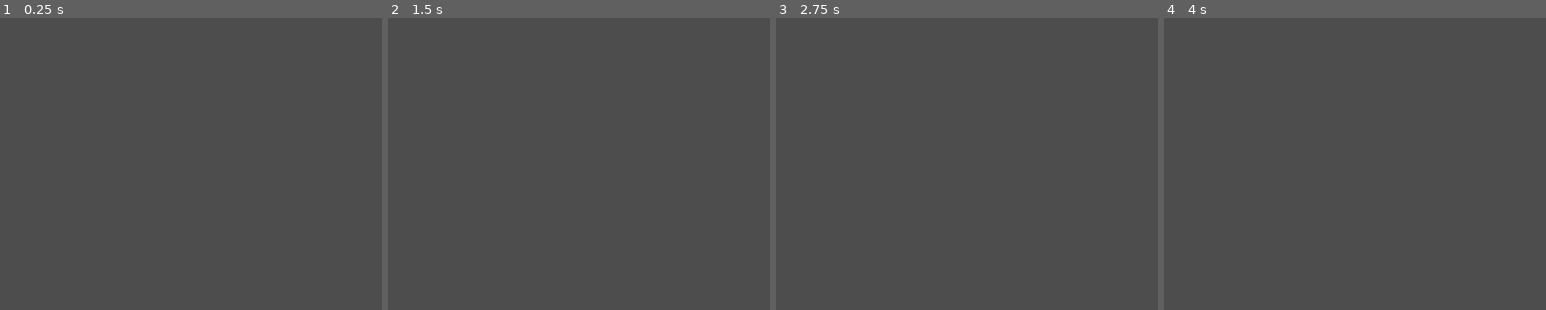
Above: before the commit, frames 1-4 (left to right).
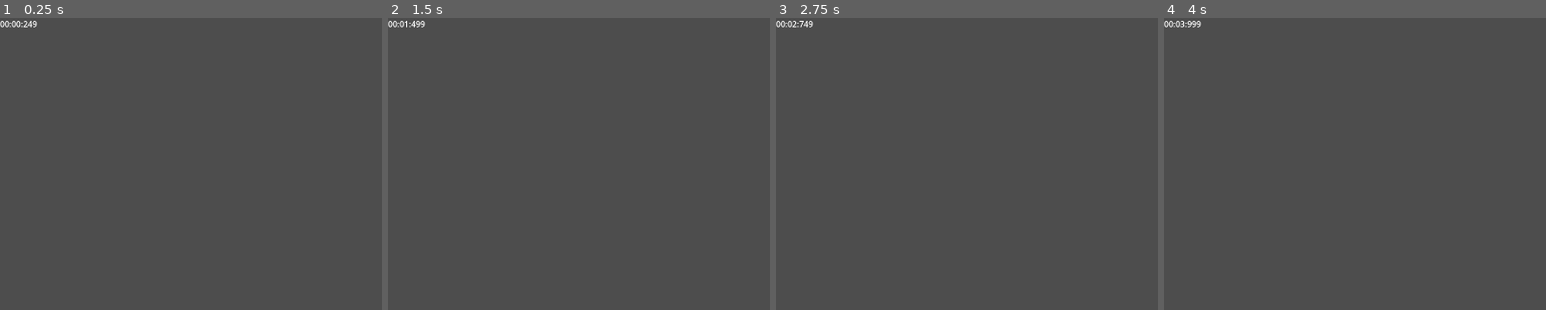
Above: after the commit, the same moments.

Repository: itcOnlineGaming/GA_2026_Brandon_Dylan
Game: Godot game, scene res://main.tscn
Same seed, same stepped clock (60 frames per second), same inputs: the game is played once before the commit and once after it. The engine's default icon, where the game draws it, is replaced by a stand-in: a white triangle on a blue panel in a dark square.
Inputs:
- Up to frame 1 (0.25 s): no input
- Up to frame 2 (1.5 s): tap Enter at 0.5 s; hold D (move_right) 0.53-1.28 s; hold S (move_down) from 1.28 s (still down)
- Up to frame 3 (2.75 s): release S (move_down) at 2.03 s; hold D (move_right) from 2.03 s (still down)
- Up to frame 4 (4 s): tap Space at 2.75 s; release D (move_right) at 2.78 s; hold W (move_up) 2.78-3.53 s; tap Enter at 3.5 s; hold A (move_left) from 3.53 s (still down)
The pictures show only the part of the screen within x 0-50%, y 0-50%; the shares and areas given below are measured in that part.

The runs differ from the first frame. In frame 1, 0.1% of the frame differs, in the area x 0-10%, y 0-4%; in frame 2, 0.1%; in frame 3, 0.1%; in frame 4, 0.1%.

Commit message:
#4 Survival Timer added

Diff:
--- a/main.gd
+++ b/main.gd
@@ -1,10 +1,13 @@
 extends Node2D
 
 @onready var timer = get_tree().get_first_node_in_group("Timer")
+@onready var survivalTime = get_tree().get_first_node_in_group("SurvivalTime")
 
 var enemyScene = load("res://enemy.tscn")
 
 var timer_wait = 1.0
+
+var total_time = 0.0;
 
 func _on_timer_timeout() -> void:
 	add_child(enemyScene.instantiate())
@@ -13,3 +16,11 @@
 		timer_wait = 0.35
 	timer.set_wait(timer_wait)
 	timer.start()
+
+func	 _process(delta):
+	total_time += delta
+	var minutes = int(total_time / 60)
+	var seconds = int(total_time) % 60
+	var milliseconds = int((total_time - int(total_time)) * 1000)
+
+	survivalTime.text = "%02d:%02d:%03d" % [minutes, seconds, milliseconds]
--- a/main.tscn
+++ b/main.tscn
@@ -15,4 +15,8 @@
 autostart = true
 script = ExtResource("3_h2yge")
 
+[node name="SurvivalTime" type="Label" parent="." groups=["SurvivalTime"]]
+offset_right = 288.0
+offset_bottom = 103.0
+
 [connection signal="timeout" from="Timer" to="." method="_on_timer_timeout"]
Not shown, changed: spec.md
